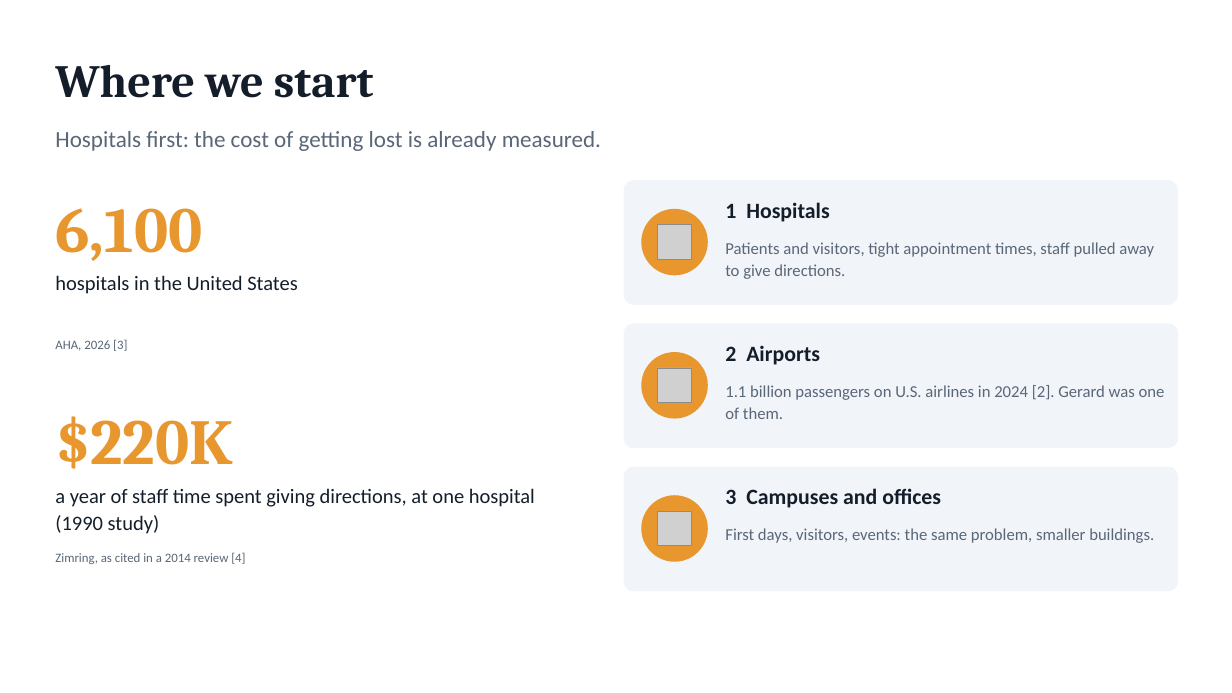
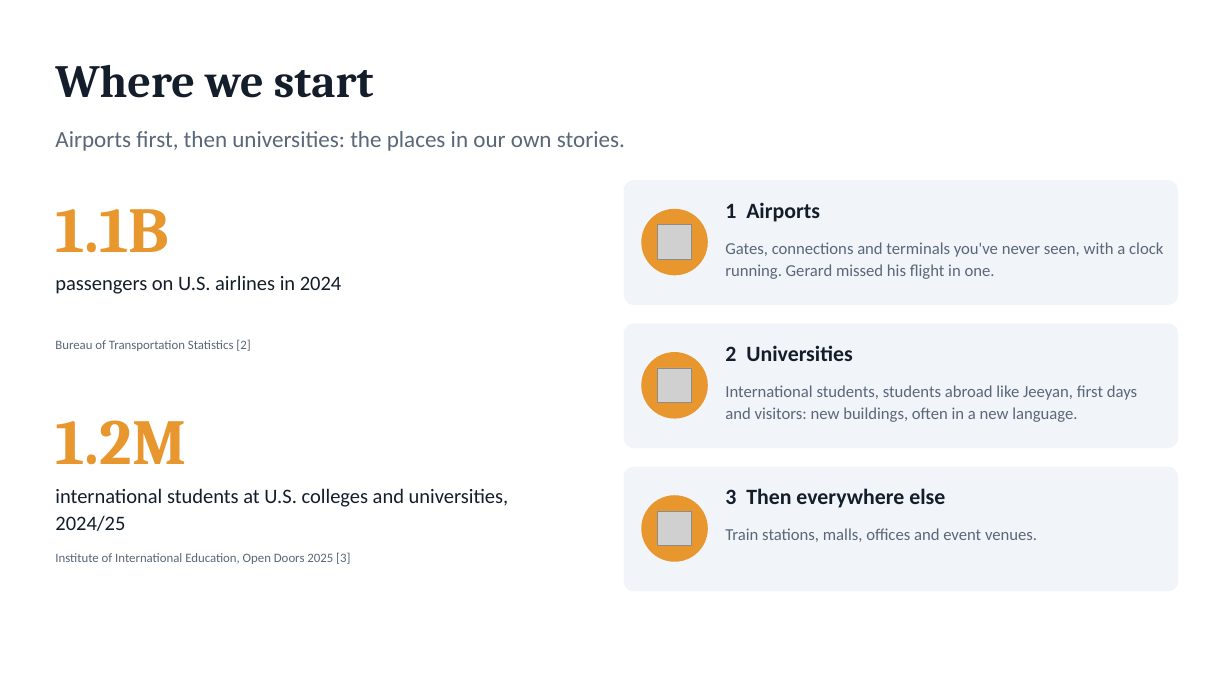
Before and after one commit to epicgdog/blindsight, a slide deck: slide 10 of slides/insight.pptx. Drawn at 1232x693 pixels with LibreOffice and Linux fonts; fonts in the diff are those of the drawing; grey boxes stand for pictures. Boxes give left, top, right and bottom in pixels: in the first picture for what was removed or moved away, otherwise in the second. Text is boxed around its words. In the diff, an @@ line names an element or a change of style, - is before the commit and + after.

Commit message:
Insight deck: start with airports, then universities

```diff
--- a/slides/insight.pptx
+++ b/slides/insight.pptx
@@ text at [55,131,625,151]: text changed @@
-Hospitals first: the cost of getting lost is already measured.
+Airports first, then universities: the places in our own stories.
@@ text at [55,209,169,253]: text changed @@
-6,100
+1.1B
@@ text at [725,202,820,222]: text changed @@
-1 Hospitals
+1 Airports
@@ text at [725,242,1163,279]: text changed @@
-Patients and visitors, tight appointment times, staff pulled away to give directions.
+Gates, connections and terminals you've never seen, with a clock running. Gerard missed his flight in one.
@@ text at [55,275,341,294]: text changed @@
-hospitals in the United States
+passengers on U.S. airlines in 2024
@@ text at [55,339,250,351]: text changed @@
-AHA, 2026 [3]
+Bureau of Transportation Statistics [2]
@@ text at [725,345,853,361]: text changed @@
-2 Airports
+2 Universities
@@ text at [725,385,1137,422]: text changed @@
-1.1 billion passengers on U.S. airlines in 2024 [2]. Gerard was one of them.
+International students, students abroad like Jeeyan, first days and visitors: new buildings, often in a new language.
@@ text at [55,420,186,465]: text changed @@
-$220K
+1.2M
@@ text at [55,488,509,531]: text changed @@
-a year of staff time spent giving directions, at one hospital (1990 study)
+international students at U.S. colleges and universities, 2024/25
@@ text at [725,488,945,508]: text changed @@
-3 Campuses and offices
+3 Then everywhere else
@@ text at [725,528,1037,542]: text changed @@
-First days, visitors, events: the same problem, smaller buildings.
+Train stations, malls, offices and event venues.
@@ text at [55,552,350,564]: text changed @@
-Zimring, as cited in a 2014 review [4]
+Institute of International Education, Open Doors 2025 [3]
```
Also in this commit, not shown: 4 other slides changed, 1 slide added, 1 slide removed, 2 other files.
